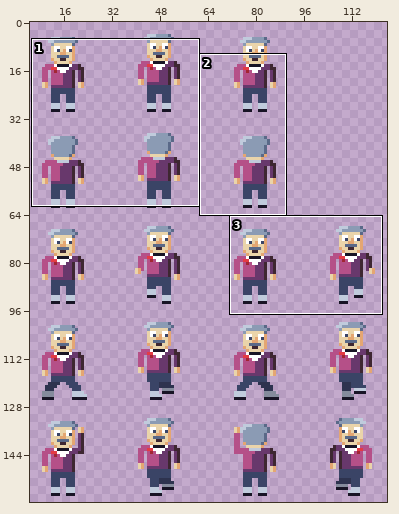
Pixel-art file: assets/textures/characters/lavatanssija_32.aseprite. Above, an overview of the earlier version with the close-up marked.
Close-up. First the earlier version:
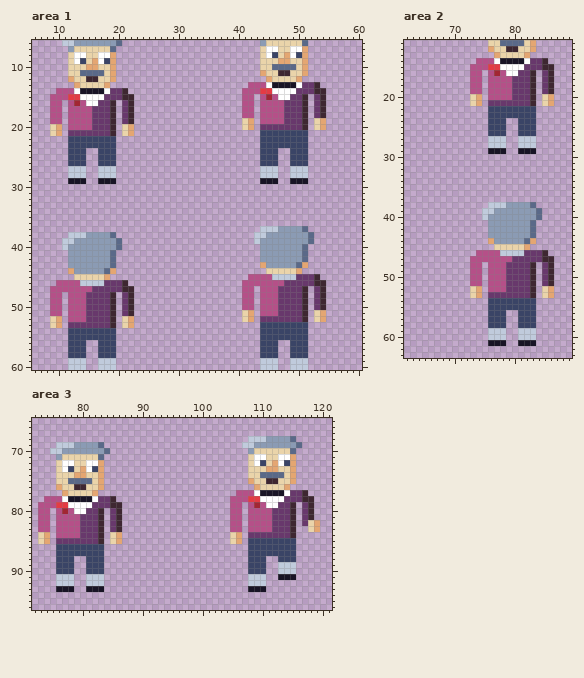
128x160 pixels, 1 frame. Shown: area 1: x 6..60, y 6..60; area 2: x 62..89, y 11..63; area 3: x 72..121, y 65..96. The wide view leaves out empty margins. The commit also changed other parts of the picture, which this record leaves out.
And afterwards:
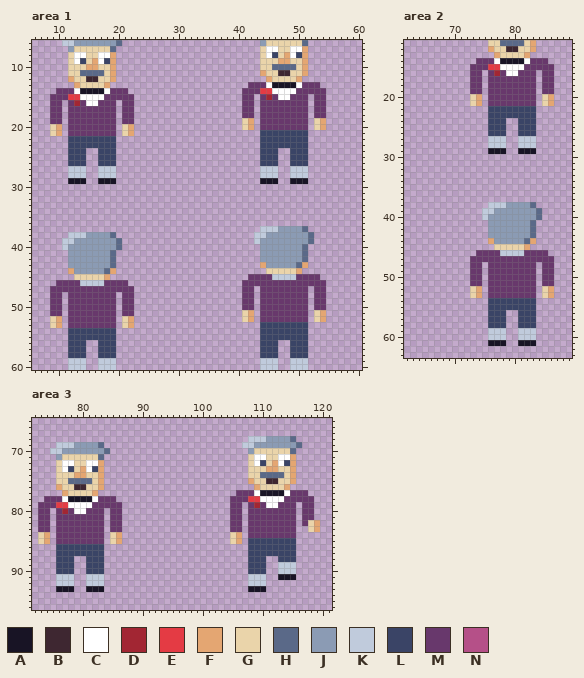
Palette (. is transparent): A #181425  B #3e2731  C #ffffff  D #a22633  E #e43b44  F #e4a672  G #ead4aa  H #5a6988  J #8b9bb4  K #c0cbdc  L #3a4466  M #68386c  N #b55088
The exact change:
--- area 1
@@ x 6..60 @@
 12 ......FGGBBGGF.........................FGGGGF..........
-13 .......FGGGGF.......................NNNCAAAACMMB.......
-14 ....NNNCAAAACMMB...................NNNEECCCCMMMBB......
-15 ...NNNEECCCCMMMBB..................NN.NDNCCMMB.MB......
-16 ...NN.NDNCCMMB.MB..................NN.NNNNMMMB.MB......
-17 ...NN.NNNNMMMB.MB..................NN.NNNNMMMB.MB......
-18 ...NN.NNNNMMMB.MB..................NN.NNNNMMMB.MB......
-19 ...NN.NNNNMMMB.MB..................GF.NNNNMMMB.GF......
-20 ...GF.NNNNMMMB.GF..................GF.MMMMMMMB.GF......
-21 ...GF.MMMMMMMB.GF.....................LLLLLLLL.........
+13 .......FGGGGF.......................MMMCAAAACMMM.......
+14 ....MMMCAAAACMMM...................MMMEECCCCMMMMM......
+15 ...MMMEECCCCMMMMM..................MM.MDMCCMMM.MM......
+16 ...MM.MDMCCMMM.MM..................MM.MMMMMMMM.MM......
+17 ...MM.MMMMMMMM.MM..................MM.MMMMMMMM.MM......
+18 ...MM.MMMMMMMM.MM..................MM.MMMMMMMM.MM......
+19 ...MM.MMMMMMMM.MM..................GF.MMMMMMMM.GF......
+20 ...GF.MMMMMMMM.GF..................GF.MMMMMMMM.GF......
+21 ...GF.MMMMMMMM.GF.....................LLLLLLLL.........
 22 ......LLLLLLLL........................LLLLLLLL.........
@@ x 6..60 @@
 44 ......FJJJJJHF.........................GGGGGF..........
-45 .......GGGGGF.......................NNNNKKKKMMMB.......
-46 ....NNNNKKKKMMMB...................NNNNNNNMMMMMBB......
-47 ...NNNNNNNMMMMMBB..................NN.NNNMMMMB.MB......
-48 ...NN.NNNMMMMB.MB..................NN.NNNMMMMB.MB......
-49 ...NN.NNNMMMMB.MB..................NN.NNNMMMMB.MB......
-50 ...NN.NNNMMMMB.MB..................NN.NNNMMMMB.MB......
-51 ...NN.NNNMMMMB.MB..................GF.NNNMMMMB.GF......
-52 ...GF.NNNMMMMB.GF..................GF.MMMMMMMB.GF......
-53 ...GF.MMMMMMMB.GF.....................LLLLLLLL.........
+45 .......GGGGGF.......................MMMMKKKKMMMM.......
+46 ....MMMMKKKKMMMM...................MMMMMMMMMMMMMM......
+47 ...MMMMMMMMMMMMMM..................MM.MMMMMMMM.MM......
+48 ...MM.MMMMMMMM.MM..................MM.MMMMMMMM.MM......
+49 ...MM.MMMMMMMM.MM..................MM.MMMMMMMM.MM......
+50 ...MM.MMMMMMMM.MM..................MM.MMMMMMMM.MM......
+51 ...MM.MMMMMMMM.MM..................GF.MMMMMMMM.GF......
+52 ...GF.MMMMMMMM.GF..................GF.MMMMMMMM.GF......
+53 ...GF.MMMMMMMM.GF.....................LLLLLLLL.........
 54 ......LLLLLLLL........................LLLLLLLL.........
--- area 2
@@ x 71..88 @@
 13 ......FGGGGF......
-14 ...NNNCAAAACMMB...
-15 ..NNNEECCCCMMMBB..
-16 ..NN.NDNCCMMB.MB..
-17 ..NN.NNNNMMMB.MB..
-18 ..NN.NNNNMMMB.MB..
-19 ..NN.NNNNMMMB.MB..
-20 ..GF.NNNNMMMB.GF..
-21 ..GF.MMMMMMMB.GF..
+14 ...MMMCAAAACMMM...
+15 ..MMMEECCCCMMMMM..
+16 ..MM.MDMCCMMM.MM..
+17 ..MM.MMMMMMMM.MM..
+18 ..MM.MMMMMMMM.MM..
+19 ..MM.MMMMMMMM.MM..
+20 ..GF.MMMMMMMM.GF..
+21 ..GF.MMMMMMMM.GF..
 22 .....LLLLLLLL.....
@@ x 71..88 @@
 45 ......GGGGGF......
-46 ...NNNNKKKKMMMB...
-47 ..NNNNNNNMMMMMBB..
-48 ..NN.NNNMMMMB.MB..
-49 ..NN.NNNMMMMB.MB..
-50 ..NN.NNNMMMMB.MB..
-51 ..NN.NNNMMMMB.MB..
-52 ..GF.NNNMMMMB.GF..
-53 ..GF.MMMMMMMB.GF..
+46 ...MMMMKKKKMMMM...
+47 ..MMMMMMMMMMMMMM..
+48 ..MM.MMMMMMMM.MM..
+49 ..MM.MMMMMMMM.MM..
+50 ..MM.MMMMMMMM.MM..
+51 ..MM.MMMMMMMM.MM..
+52 ..GF.MMMMMMMM.GF..
+53 ..GF.MMMMMMMM.GF..
 54 .....LLLLLLLL.....
--- area 3
@@ x 72..121 @@
 76 ....FGGBBGGF.........................FGGGGF.......
-77 .....FGGGGF.......................NNNCAAAACMMB....
-78 ..NNNCAAAACMMB...................NNNEECCCCMMMBB...
-79 .NNNEECCCCMMMBB..................NN.NDNCCMMB.MB...
-80 .NN.NDNCCMMB.MB..................NN.NNNNMMMB.MB...
-81 .NN.NNNNMMMB.MB..................NN.NNNNMMMB.MB...
-82 .NN.NNNNMMMB.MB..................NN.NNNNMMMB.MGF..
-83 .NN.NNNNMMMB.MB..................NN.NNNNMMMB..GF..
-84 .GF.NNNNMMMB.GF..................GF.MMMMMMMB......
-85 .GF.MMMMMMMB.GF..................GF.LLLLLLLL......
+77 .....FGGGGF.......................MMMCAAAACMMM....
+78 ..MMMCAAAACMMM...................MMMEECCCCMMMMM...
+79 .MMMEECCCCMMMMM..................MM.MDMCCMMM.MM...
+80 .MM.MDMCCMMM.MM..................MM.MMMMMMMM.MM...
+81 .MM.MMMMMMMM.MM..................MM.MMMMMMMM.MM...
+82 .MM.MMMMMMMM.MM..................MM.MMMMMMMM.MGF..
+83 .MM.MMMMMMMM.MM..................MM.MMMMMMMM..GF..
+84 .GF.MMMMMMMM.GF..................GF.MMMMMMMM......
+85 .GF.MMMMMMMM.GF..................GF.LLLLLLLL......
 86 ....LLLLLLLL........................LLLLLLLL......
